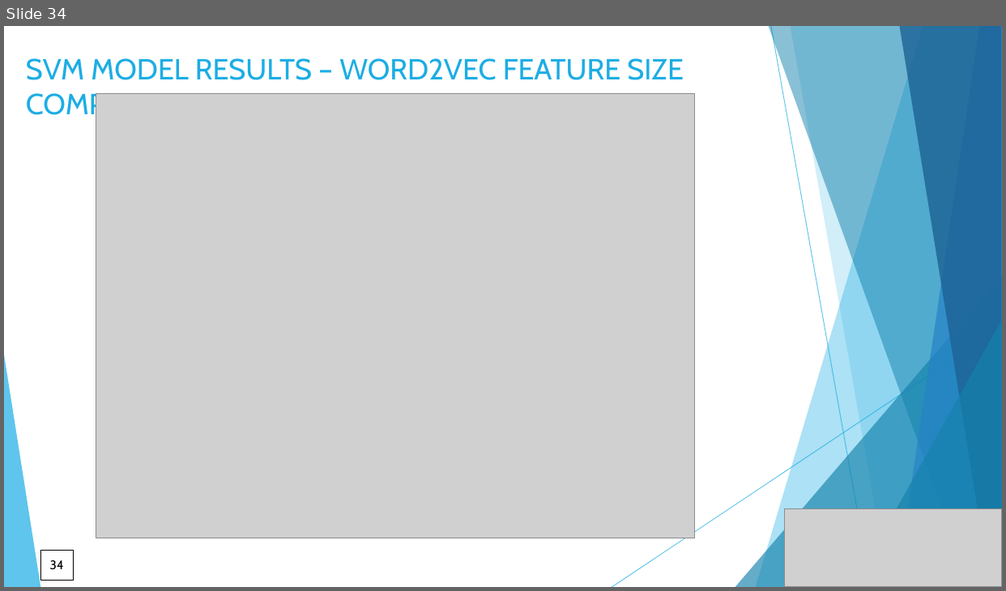
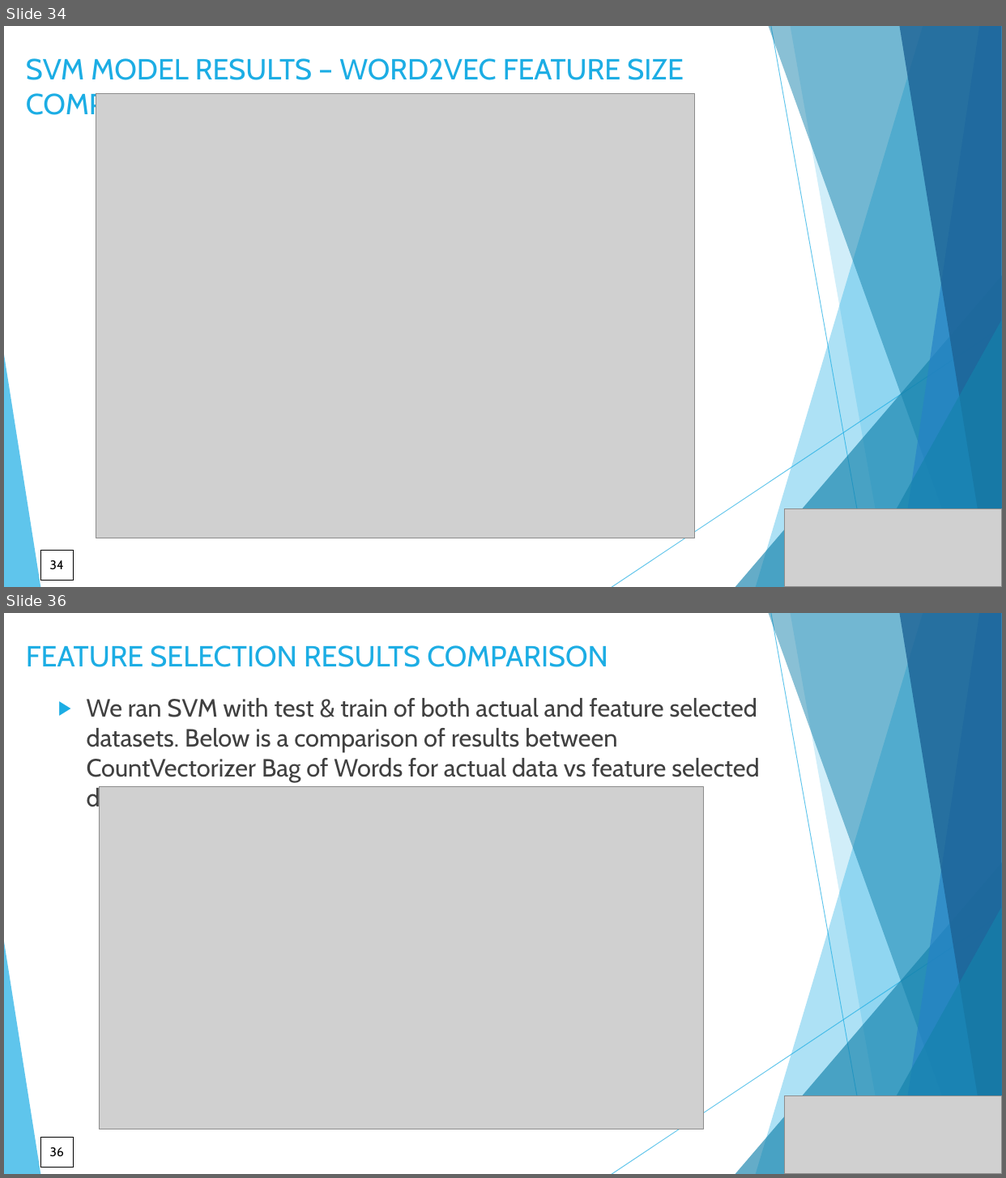
Before and after one commit to DataKnightsAI/Text-Classification-for-News-Summaries, a slide deck: CSML-1010-Group 20-project milestone 1.pptx. Shown one above the other, each under a label of ours: slide 34 before the commit, slides 34 and 36 after it; the slides between them are not shown. The pictures are 1006x591 and 1006x1178 pixels, drawn with LibreOffice and Linux fonts; fonts in the diff are those of the drawing; grey boxes stand for pictures. Boxes give left, top, right and bottom in pixels: in the first picture for what was removed or moved away, otherwise in the second. Text is boxed around its words. In the diff, an @@ line names an element or a change of style, - is before the commit and + after.

```diff
--- a/CSML-1010-Group 20-project milestone 1.pptx
+++ b/CSML-1010-Group 20-project milestone 1.pptx
@@ slide 36 added at (4, 613, 1002, 1174), background #FFFFFF; not listed: 10 template elements that a slide beside it also shows @@
@@ title added at (26, 645, 608, 667), 28 pt, text #1CADE4 @@
+FEATURE SELECTION RESULTS COMPARISON
@@ text added at (87, 698, 759, 812), 24 pt, text #404040 @@
+▶ We ran SVM with test & train of both actual and feature selected datasets. Below is a comparison of results between CountVectorizer Bag of Words for actual data vs feature selected data
@@ picture added at (99, 787, 703, 1131) @@
@@ picture added at (785, 1096, 1002, 1174) @@
@@ page number added at (40, 1138, 73, 1168), outline #000000 0.75 pt, 12 pt, text #000000 @@
+36
```
Also in this commit, not shown: 3 slides changed, 4 other slides added, 2 other files.
